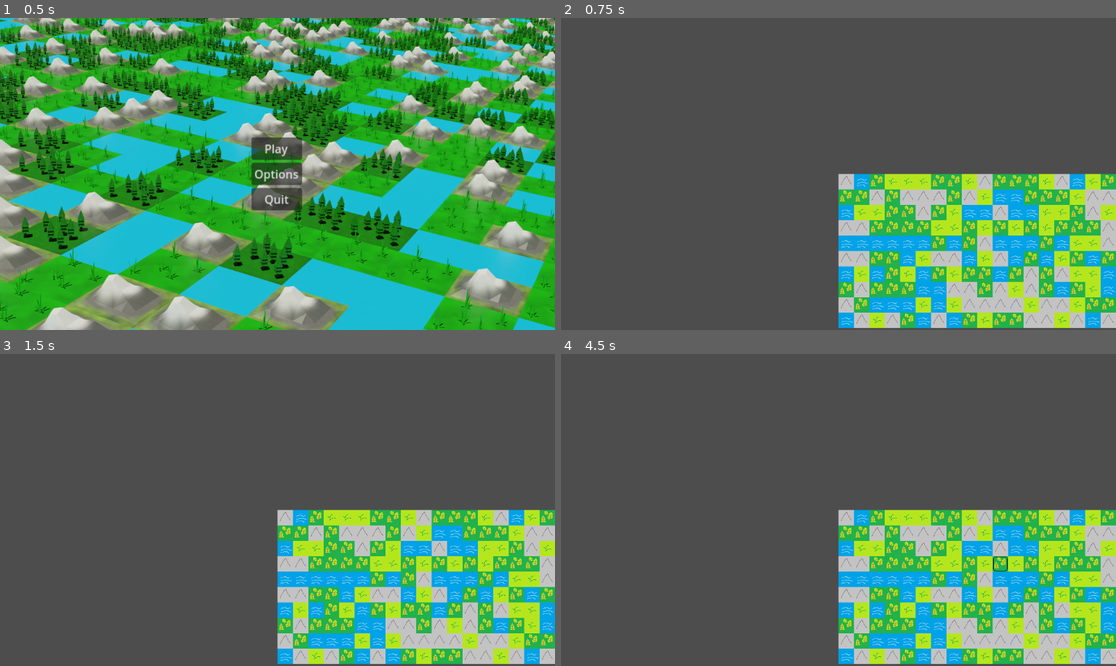
Above: before the commit, frames 1-4 (two rows, left to right).
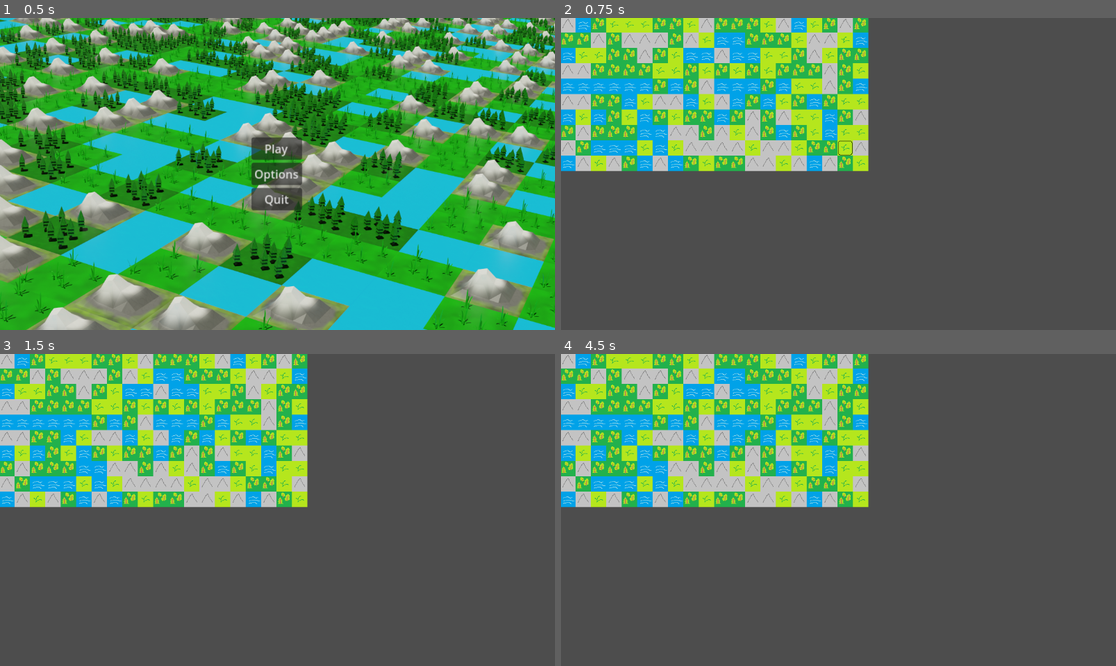
Above: after the commit, the same moments.

Repository: AiJay11/ZPDTestGitHub
Game: Godot game, scene res://scenes/Menu.tscn
Two runs of this game, one before a commit and one after it. Both use one fixed random seed, a clock stepped at 60 frames per second and the inputs below.
Inputs (mouse positions are in pixels of both pictures, inside the frame that each line leads up to):
- Up to frame 1 (0.5 s): no input
- Up to frame 2 (0.75 s): click "Play" at 0.5 s
- Up to frame 3 (1.5 s): tap Enter at 1.25 s; move the mouse to (399, 494) at 1.27 s; click (399, 494) at 1.35 s
- Up to frame 4 (4.5 s): tap Space at 2, 3.5 s; move the mouse to (727, 525) at 2.02 s; tap Down (move_camera_down) at 2.1 s; click (727, 525) at 2.3 s; tap Enter at 2.75, 4.25 s; move the mouse to (894, 441) at 2.77 s; tap Left (move_camera_left) at 2.85 s; click (894, 441) at 3.05 s; move the mouse to (810, 572) at 3.52 s; tap Right (move_camera_right) at 3.6 s; click (810, 572) at 3.8 s; move the mouse to (1005, 556) at 4.27 s; tap Up (move_camera_up) at 4.35 s

Frame 1 is identical in both runs. In frame 2, 52% of the frame differs, in the area x 0-100%, y 0-100%; in frame 3, 52%; in frame 4, 52%.

Commit message:
+ click on tiles

Diff:
--- a/Scripts/tile_map.gd
+++ b/Scripts/tile_map.gd
@@ -6,10 +6,11 @@
 
 func _ready():
 
-	for x in GrisizeX:
+	for x in GrisizeX: #generates tiles and asigns each with a dictonary
 		for y in GrisizeY:
 			dic[str(Vector2(x,y))] = {
-				"Type": "base_tile"
+				"Type": "base_tile",
+				"Location": Vector2(x,y)
 			}
 			set_cell(0,Vector2(x,y),0,Vector2i(randi()%2,randi()%2),0)
 
@@ -22,3 +23,5 @@
 
 	if dic.has(str(tile)):
 		set_cell(2,tile,2,Vector2i(0,0),0)
+		if Input.is_action_just_pressed("click"):
+			set_cell(1,tile,0,Vector2i(0,0),0)
--- a/project.godot
+++ b/project.godot
@@ -41,6 +41,11 @@
 , Object(InputEventKey,"resource_local_to_scene":false,"resource_name":"","device":-1,"window_id":0,"alt_pressed":false,"shift_pressed":false,"ctrl_pressed":false,"meta_pressed":false,"pressed":false,"keycode":0,"physical_keycode":68,"key_label":0,"unicode":100,"echo":false,"script":null)
 ]
 }
+click={
+"deadzone": 0.5,
+"events": [Object(InputEventMouseButton,"resource_local_to_scene":false,"resource_name":"","device":-1,"window_id":0,"alt_pressed":false,"shift_pressed":false,"ctrl_pressed":false,"meta_pressed":false,"button_mask":1,"position":Vector2(107, 4),"global_position":Vector2(111, 45),"factor":1.0,"button_index":1,"canceled":false,"pressed":true,"double_click":false,"script":null)
+]
+}
 
 [rendering]
 
--- a/scenes/level.tscn
+++ b/scenes/level.tscn
@@ -8,4 +8,5 @@
 [node name="TileMap" parent="." instance=ExtResource("1_mj2d6")]
 
 [node name="Camera2D" type="Camera2D" parent="."]
+position = Vector2(578, 326)
 script = ExtResource("2_74113")
